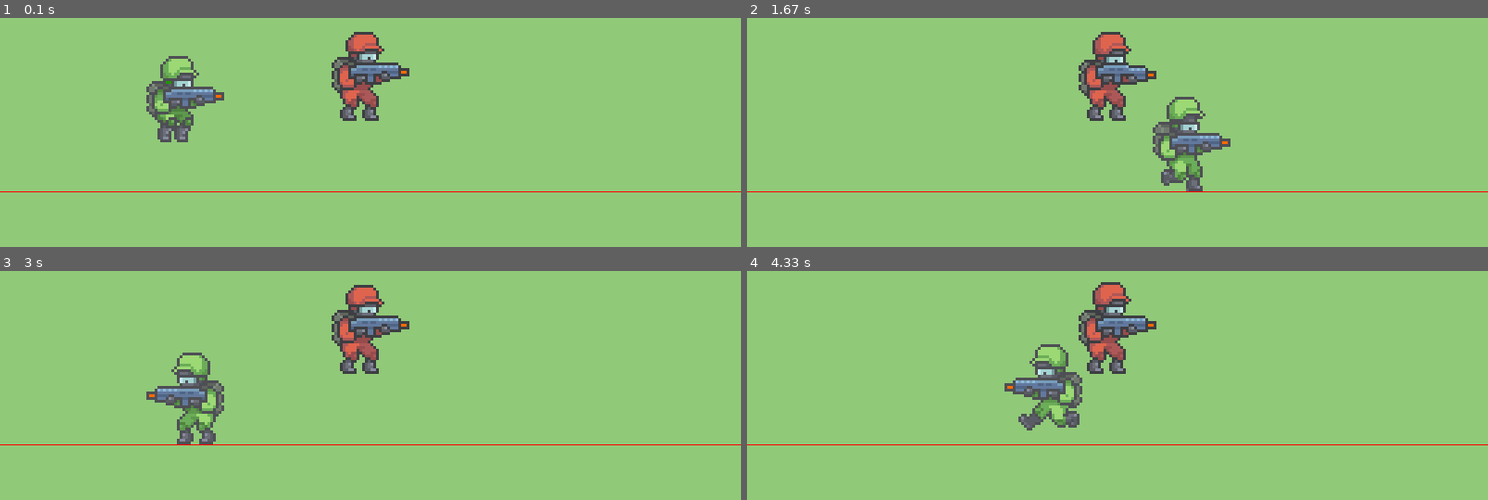
Above: before the commit, frames 1-4 (two rows, left to right).
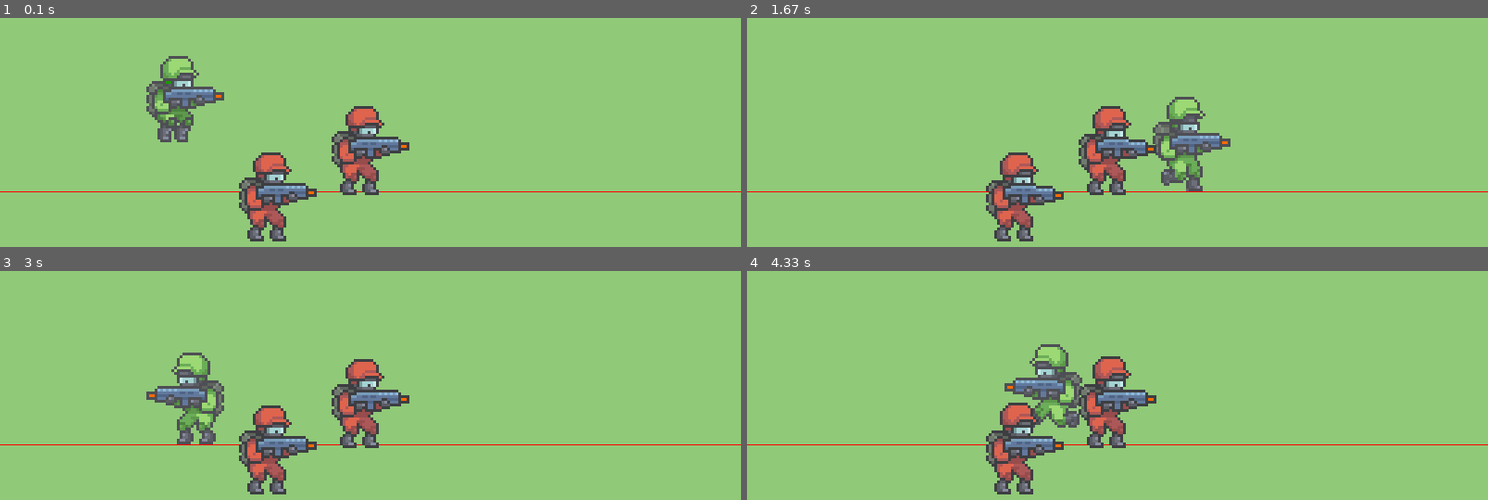
Above: after the commit, the same moments.

Repository: nkaryoli/soldier_2D_pygame
Game: pygame game, started from main.py
Same seed, same stepped clock (60 frames per second), same inputs: the game is played once before the commit and once after it.
Inputs:
- Up to frame 1 (0.1 s): no input
- Up to frame 2 (1.67 s): hold D 0.33-0.8 s; hold W 0.83-1.13 s; hold D 1.17-1.63 s
- Up to frame 3 (3 s): hold A 1.67-2.2 s; hold A 2.23-2.63 s; tap Space at 2.67 s
- Up to frame 4 (4.33 s): hold W 3-3.37 s; hold D 3.4-4.03 s; hold A from 4.07 s (still down)

The runs differ from the first frame. In frame 1, 6.3% of the frame differs, in the area x 32-56%, y 6-98%; in frame 2, 6.3%; in frame 3, 6.3%; in frame 4, 6.4%, in the area x 32-56%, y 4-98%.

Commit message:
feat: add damage made by granade and enemy groups

Diff:
--- a/main.py
+++ b/main.py
@@ -13,9 +13,9 @@
 clock =  pygame.time.Clock()
 FPS = 60
 
-
 ############### --- GAME VARIABLES --- ###############
 GRAVITY = 0.75
+TILE_SIZE = 40
 
 ############### --- ACTION VARIABLES --- ###############
 moving_left = False
@@ -226,6 +226,16 @@
 			self.kill()
 			explosion = Explosion(self.rect.x, self.rect.y, 0.5)
 			explosion_group.add(explosion)
+			# Do damage to anyone that is nearby
+			if abs(self.rect.centerx - player.rect.centerx) < TILE_SIZE * 2 and \
+				abs(self.rect.centery - player.rect.centery) < TILE_SIZE * 2:
+				player.health -= 50
+
+			for enemy in enemy_group:
+				if abs(self.rect.centerx - enemy.rect.centerx) < TILE_SIZE * 2 and \
+					abs(self.rect.centery - enemy.rect.centery) < TILE_SIZE * 2:
+					enemy.health -= 50
+
 ###
 
 ### EXPLOSION CLASS ###
@@ -259,13 +269,17 @@
 ##
 
 ############### --- SPRITES GROUPS --- ###############
+enemy_group = pygame.sprite.Group()
 bullet_group = pygame.sprite.Group()
 grenade_group = pygame.sprite.Group()
 explosion_group = pygame.sprite.Group()
 
 ############### --- CHARACTERS --- ###############
 player = Soldier('player', 200, 200, 3, 5, 20 , 5) # instance(player) from the Soldier class
-enemy = Soldier('enemy', 400, 170, 3, 5, 20, 0) # instance(enemy) from the Soldier class
+enemy = Soldier('enemy', 400, 250, 3, 5, 20, 0) # instance(enemy) from the Soldier class
+enemy2 = Soldier('enemy', 300, 300, 3, 5, 20, 0)
+enemy_group.add(enemy)
+enemy_group.add(enemy2)
 
 ############### --- GAME LOGIC -- ###############
 
@@ -278,8 +292,10 @@
 
 	player.update()
 	player.draw() # Draw player on the screen
-	enemy.update()
-	enemy.draw()
+
+	for enemy in enemy_group:
+		enemy.update()
+		enemy.draw()
 
 	# Update and draw groups
 	bullet_group.update()
